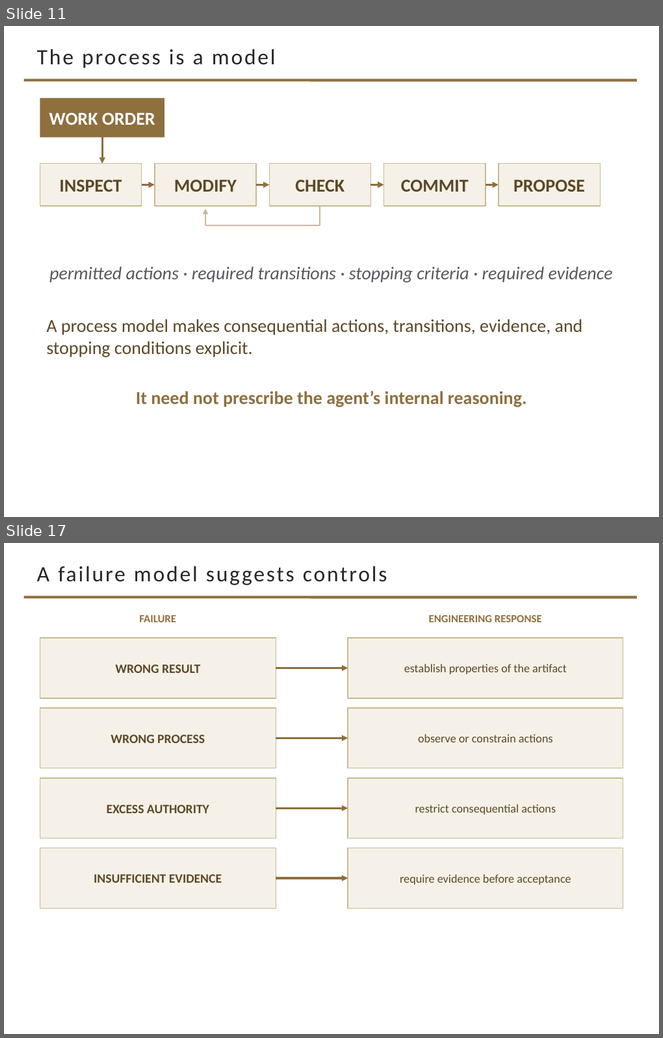
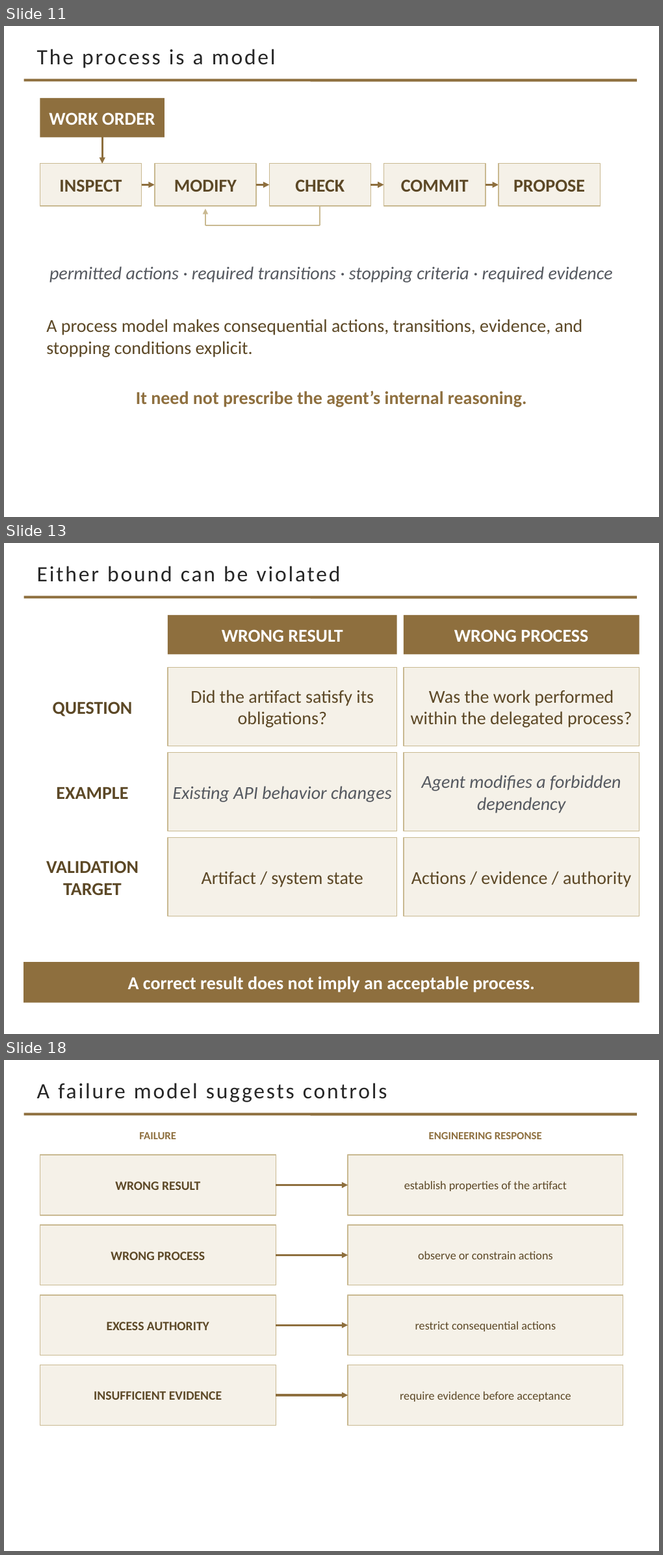
Before and after one commit to davisjam/model-based-agentic-software-engineering, a slide deck: course/lectures/act-2-delegation-and-control/03-alignment/2-3-Alignment.pptx. Shown one above the other, each under a label of ours: slides 11 and 17 before the commit, slides 11, 13 and 18 after it; the slides between them are not shown. The pictures are 663x1038 and 663x1555 pixels, drawn with LibreOffice and Linux fonts; fonts in the diff are those of the drawing; background and template pictures are left out. Boxes give left, top, right and bottom in pixels: in the first picture for what was removed or moved away, otherwise in the second. Text is boxed around its words. In the diff, an @@ line names an element or a change of style, - is before the commit and + after.

```diff
--- a/course/lectures/act-2-delegation-and-control/03-alignment/2-3-Alignment.pptx
+++ b/course/lectures/act-2-delegation-and-control/03-alignment/2-3-Alignment.pptx
@@ slide 13 added at bbox=[4, 543, 659, 1034], background #FFFFFF; not listed: 1 template element that a slide beside it also shows @@
@@ title added at bbox=[37, 566, 341, 582], 24 pt, text #262626 @@
+Either bound can be violated
@@ rectangle added at bbox=[168, 615, 397, 654], fill #8E6F3E, 20 pt, text #FFFFFF, bold @@
+WRONG RESULT
@@ rectangle added at bbox=[404, 615, 640, 654], fill #8E6F3E, 20 pt, text #FFFFFF, bold @@
+WRONG PROCESS
@@ rectangle added at bbox=[168, 668, 397, 746], fill #F5F1E8, outline #C9B991 1 pt, 20 pt, text #5C4826 @@
+Did the artifact satisfy its obligations?
@@ rectangle added at bbox=[404, 668, 640, 746], fill #F5F1E8, outline #C9B991 1 pt, 20 pt, text #5C4826 @@
+Was the work performed within the delegated process?
@@ text added at bbox=[53, 702, 133, 717], 20 pt, text #5C4826, bold @@
+QUESTION
@@ rectangle added at bbox=[168, 753, 397, 832], fill #F5F1E8, outline #C9B991 1 pt, 20 pt, text #555960, italic @@
+Existing API behavior changes
@@ rectangle added at bbox=[404, 753, 640, 832], fill #F5F1E8, outline #C9B991 1 pt, 20 pt, text #555960, italic @@
+Agent modifies a forbidden dependency
@@ text added at bbox=[56, 787, 128, 799], 20 pt, text #5C4826, bold @@
+EXAMPLE
@@ rectangle added at bbox=[168, 838, 397, 917], fill #F5F1E8, outline #C9B991 1 pt, 20 pt, text #5C4826 @@
+Artifact / system state
@@ rectangle added at bbox=[404, 838, 640, 917], fill #F5F1E8, outline #C9B991 1 pt, 20 pt, text #5C4826 @@
+Actions / evidence / authority
@@ text added at bbox=[46, 861, 139, 895], 20 pt, text #5C4826, bold @@
+VALIDATION TARGET
@@ rectangle added at bbox=[24, 962, 640, 1003], fill #8E6F3E, 20 pt, text #FFFFFF, bold @@
+A correct result does not imply an acceptable process.
@@ what was slide 17 is now slide 18 @@
```
Also in this commit, not shown: 5 slides changed.
